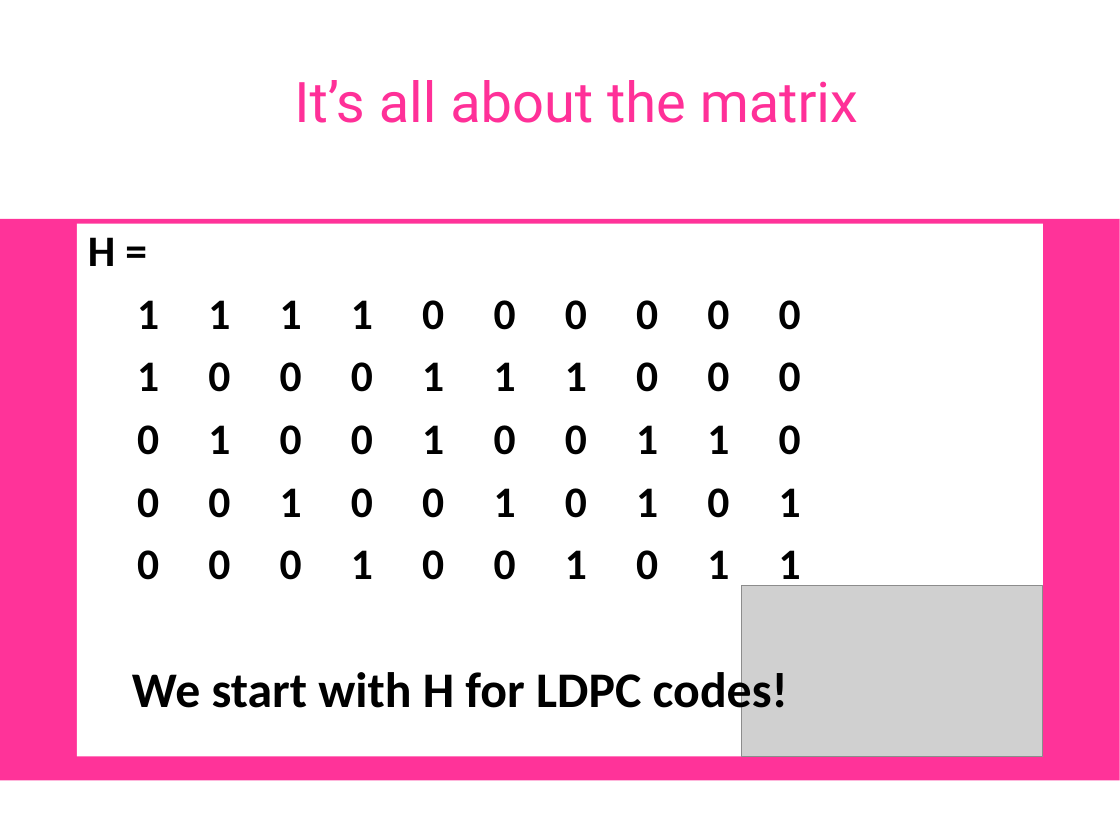
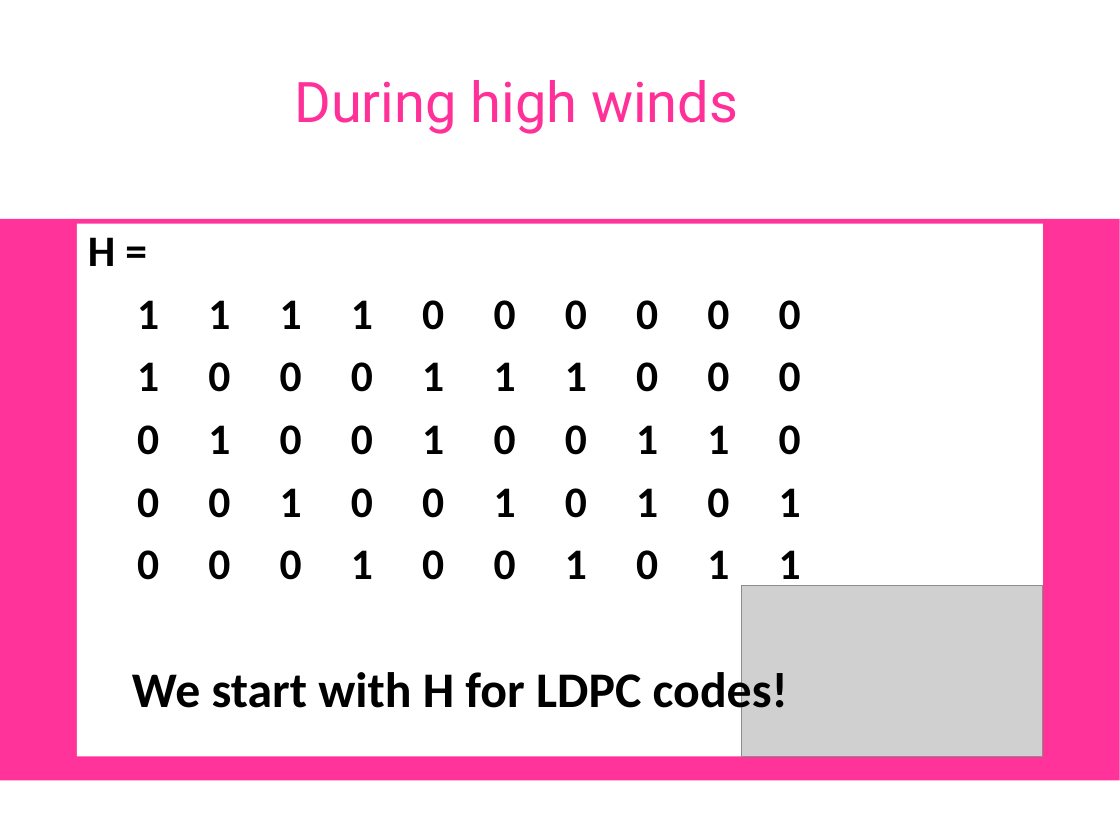
Before and after one commit to OpenResearchInstitute/documents, a slide deck: slide 32 of Papers_Articles_Presentations/Slide_Presentations/2018TAPR_DCC_LDPC_for_normal_people.ppt. Drawn at 1120x840 pixels with LibreOffice and Linux fonts; fonts in the diff are those of the drawing; grey boxes stand for pictures; background and template pictures are left out. Boxes give left, top, right and bottom in pixels: in the first picture for what was removed or moved away, otherwise in the second. Text is boxed around its words. In the diff, an @@ line names an element or a change of style, - is before the commit and + after.

```diff
--- a/Papers_Articles_Presentations/Slide_Presentations/2018TAPR_DCC_LDPC_for_normal_people.ppt
+++ b/Papers_Articles_Presentations/Slide_Presentations/2018TAPR_DCC_LDPC_for_normal_people.ppt
@@ title at (294,80,738,134): text changed @@
-It’s all about the matrix
+During high winds
```
Also in this commit, not shown: 14 other slides changed, 1 slide added.
